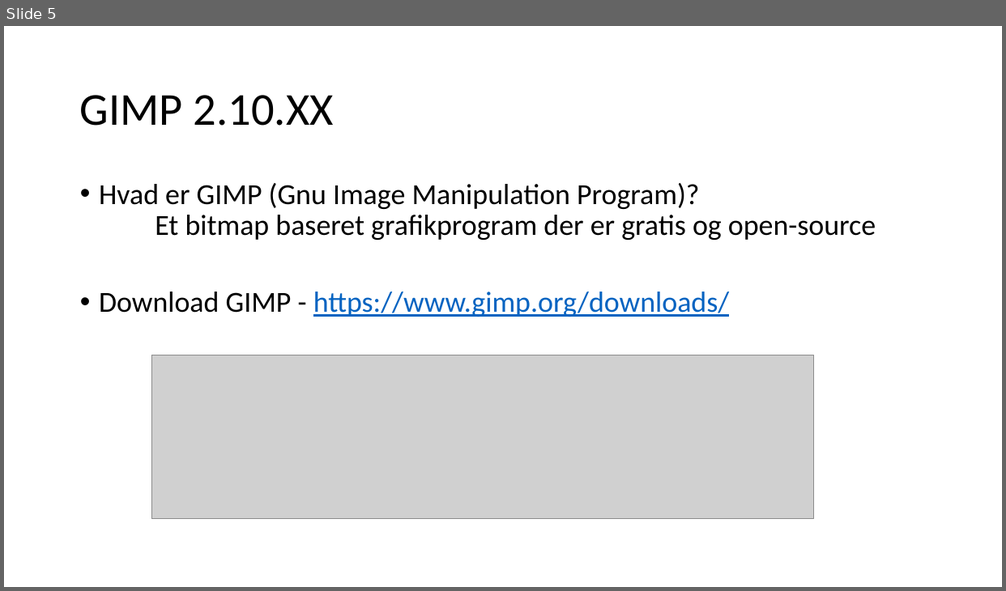
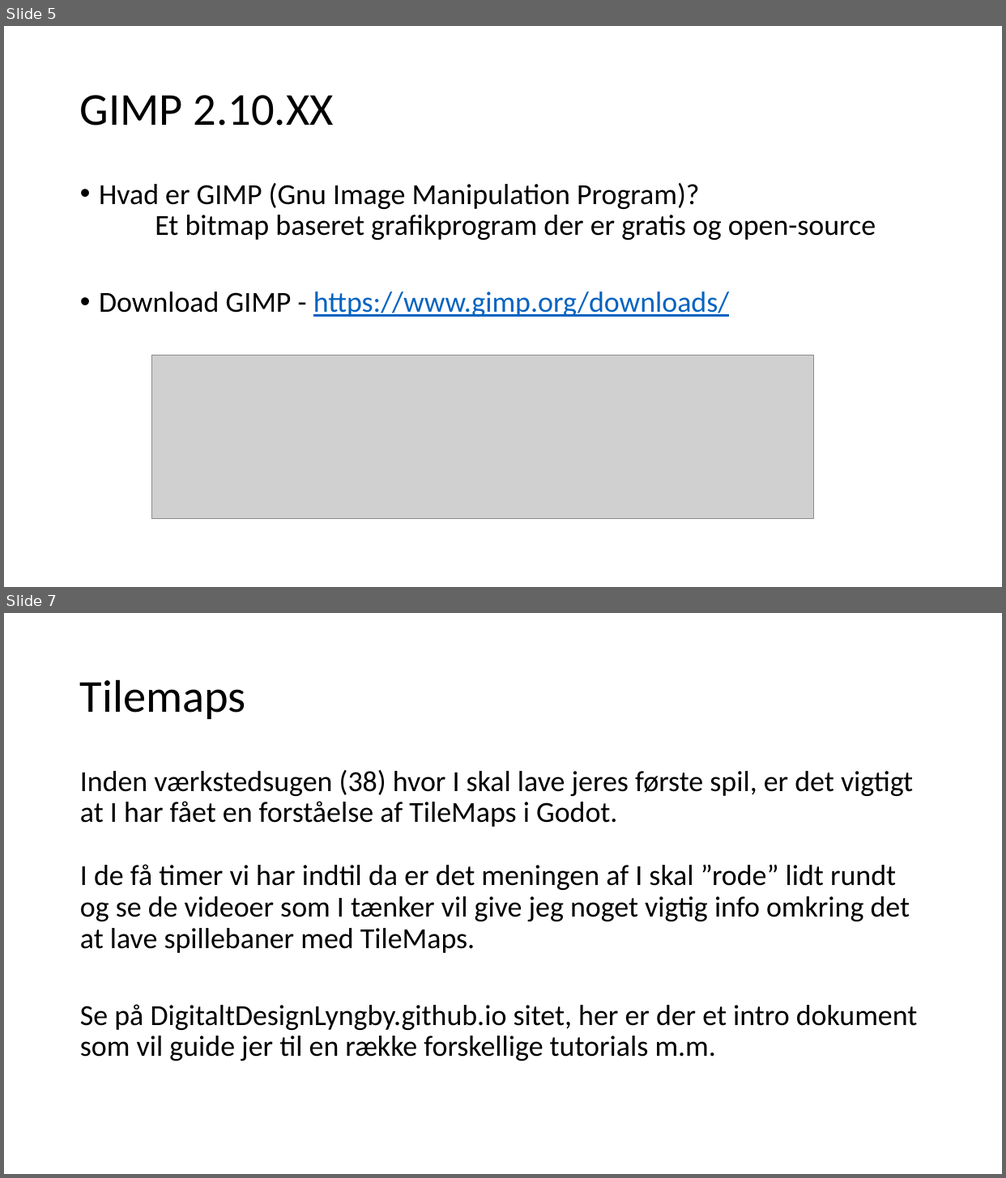
Before and after one commit to digitaltdesignlyngby/digitaltdesignlyngby.github.io, a slide deck: forlob7_grafik/DDU - grafik.pptx. Shown one above the other, each under a label of ours: slide 5 before the commit, slides 5 and 7 after it; the slides between them are not shown. The pictures are 1006x591 and 1006x1178 pixels, drawn with LibreOffice and Linux fonts; fonts in the diff are those of the drawing; grey boxes stand for pictures. Boxes give left, top, right and bottom in pixels: in the first picture for what was removed or moved away, otherwise in the second. Text is boxed around its words. In the diff, an @@ line names an element or a change of style, - is before the commit and + after.

Commit message:
Grafik og tilemaps 1

```diff
--- a/forlob7_grafik/DDU - grafik.pptx
+++ b/forlob7_grafik/DDU - grafik.pptx
@@ slide 7 added at [4,613,1002,1174], background #FFFFFF @@
@@ title added at [80,679,246,719], 44 pt, text #000000 @@
+Tilemaps
@@ text added at [80,770,918,1061], 28 pt, text #000000 @@
+Inden værkstedsugen (38) hvor I skal lave jeres første spil, er det vigtigt at I har fået en forståelse af TileMaps i Godot.
+I de få timer vi har indtil da er det meningen af I skal ”rode” lidt rundt og se de videoer som I tænker vil give jeg noget vigtig info omkring det at lave spillebaner med TileMaps.
+Se på DigitaltDesignLyngby.github.io sitet, her er der et intro dokument som vil guide jer til en række forskellige tutorials m.m.
```
Also in this commit, not shown: 2 slides changed, 1 slide removed, 5 other files.
